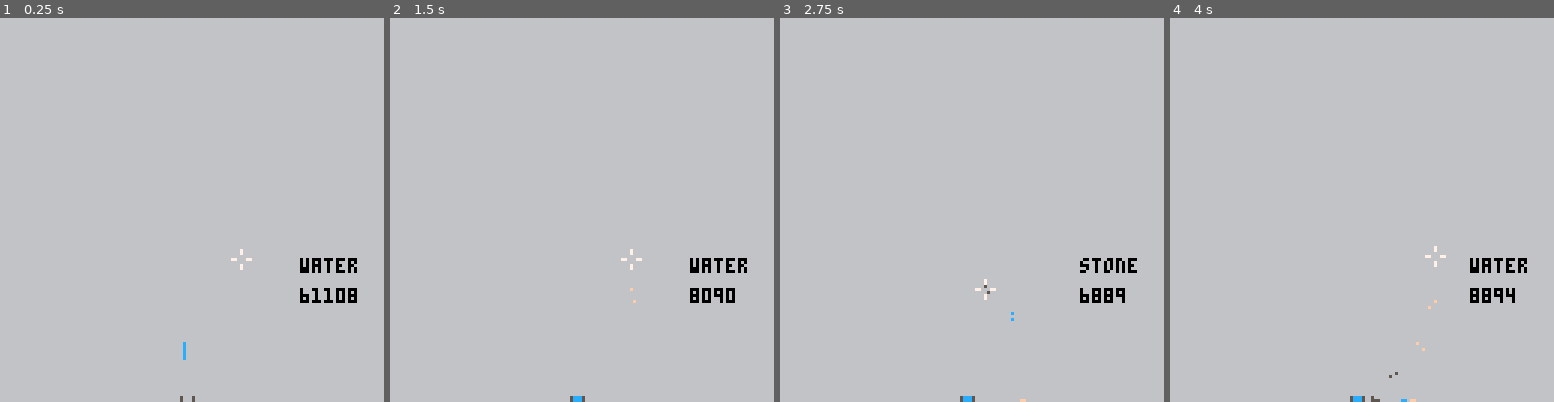
Above: before the commit, frames 1-4 (left to right).
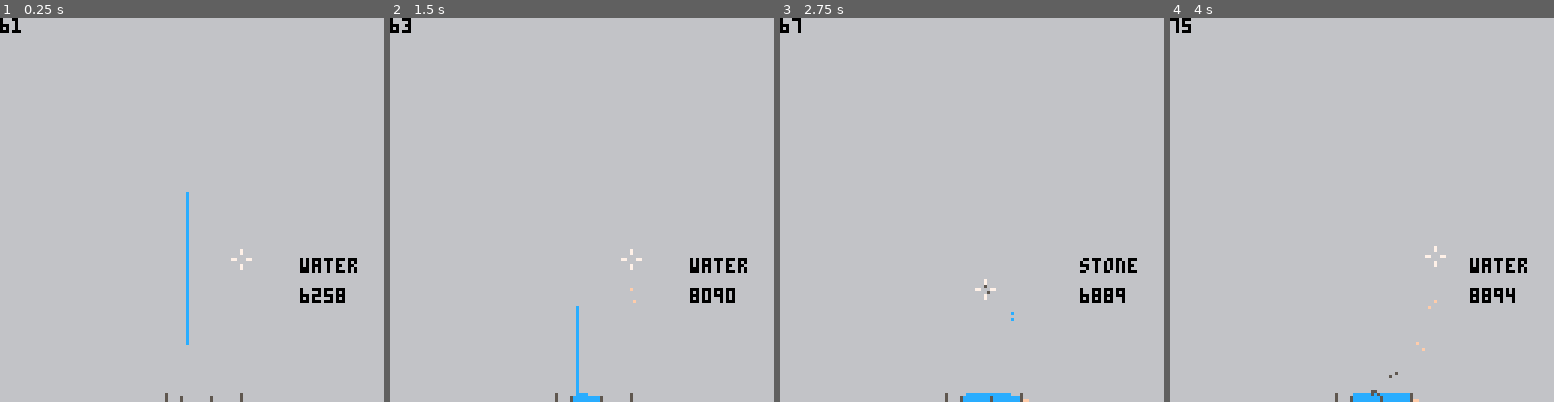
Above: after the commit, the same moments.

Repository: graearea/pico8
Game: PICO-8 cartridge sandstorm.p8
Same seed, same stepped clock (60 frames per second), same inputs: the game is played once before the commit and once after it.
Inputs:
- Up to frame 1 (0.25 s): no input
- Up to frame 2 (1.5 s): tap O (Z key) at 0.33, 0.7, 1.43 s; tap X (X key) at 1.07 s
- Up to frame 3 (2.75 s): hold Left 1.97-2.37 s; tap X (X key) at 2.07, 2.4, 2.73 s; tap O (Z key) at 2.22 s; hold Down from 2.42 s (still down)
- Up to frame 4 (4 s): release Down at 2.82 s; hold Right 2.87-3.53 s; tap X (X key) at 3.07, 3.4, 3.73 s; tap O (Z key) at 3.1, 3.98 s; hold Up from 3.58 s (still down)

The runs differ from the first frame. In frame 1, 0.7% of the frame differs, in the area x 0-93%, y 0-100%; in frame 2, 0.4%; in frame 3, 0.4%; in frame 4, 0.5%.

Commit message:
some small efficiency

Diff:
--- a/sandstorm.p8
+++ b/sandstorm.p8
@@ -7,9 +7,9 @@
  curr_elem=1
  bgc=6
  build_world()
- add_test_particles2()
- frame=10001
- pushed_count=10001
+ add_test_particles1()
+ frame=10000
+ pushed_count=10000
 end
 LEFT=-1
 RIGHT=1
@@ -28,6 +28,8 @@
  rectfill(0,0,128,128,6)
  print(elements[curr_elem].name,100,80,black)
  print(bob,100,90,black)
+ print(#particles,0,0,black)
+ -- print(stat(1),0,10,black) --CTRL-P FTW!
  local x=target.x
  local y=target.y
  line(x-3,y,x-2,y,7)
@@ -163,15 +165,20 @@
   fall=function(self)
    local moves=element.state.move(self.x,self.y)
    for move in all(moves) do
+
+    if not in_world(move.x,move.y) then break end
+
     if is_clear(move.x,move.y) then
      self:move_to(move.x,move.y)
      break
     end
-    if can_squash(move.x,move.y,self.element.weight) then
-     if get_world(move.x,move.y):push(RIGHT) then
+
+    local thing= get_world(move.x,move.y)
+    if  can_squash(thing,self.element.weight) then
+     if thing:push(RIGHT) then
       self:move_to(move.x,move.y)
       break
-     elseif get_world(move.x,move.y):push(LEFT) then
+     elseif thing:push(LEFT) then
       self:move_to(move.x,move.y)
       break
      end
@@ -179,7 +186,6 @@
    end
   end,
   push=function(self,direction)
---   printh(frame .. " pushing " ..self.x .."," .. self.y)
    pushed_count+=1
    if is_pushed(self.x+direction,self.y,self.element.weight,direction) then
     self:move_to(self.x+direction,self.y)
@@ -188,7 +194,6 @@
    return false
   end,
   move_to=function(self,dx,dy)
---   printh(frame .. " moving " ..self.x .."," .. self.y)
    set_world(self.x,self.y,nil)
    self.x=dx
    self.y=dy
@@ -206,15 +211,16 @@
 end
 
 function is_pushed(x,y, curr_weight,direction)
- return get_world(x,y)==nil or (can_squash(x,y,curr_weight) and get_world(x,y):push(direction))
+ local thing= get_world(x,y)
+ return thing==nil or (can_squash(thing,curr_weight) and thing:push(direction))
 end
 
 function in_world(x,y)
  return y<128 and y>0 and x>0 and x<128
 end
 
-function can_squash(x,y,weight)
- return (in_world(x,y) and get_world(x,y).element.weight<=weight and get_world(x,y).element.state==states.liquid)
+function can_squash(thing,weight)
+ return (in_world(thing.x,thing.y) and thing.element.weight<=weight and thing.element.state==states.liquid)
 end
 
 function is_clear(x,y,weight)
